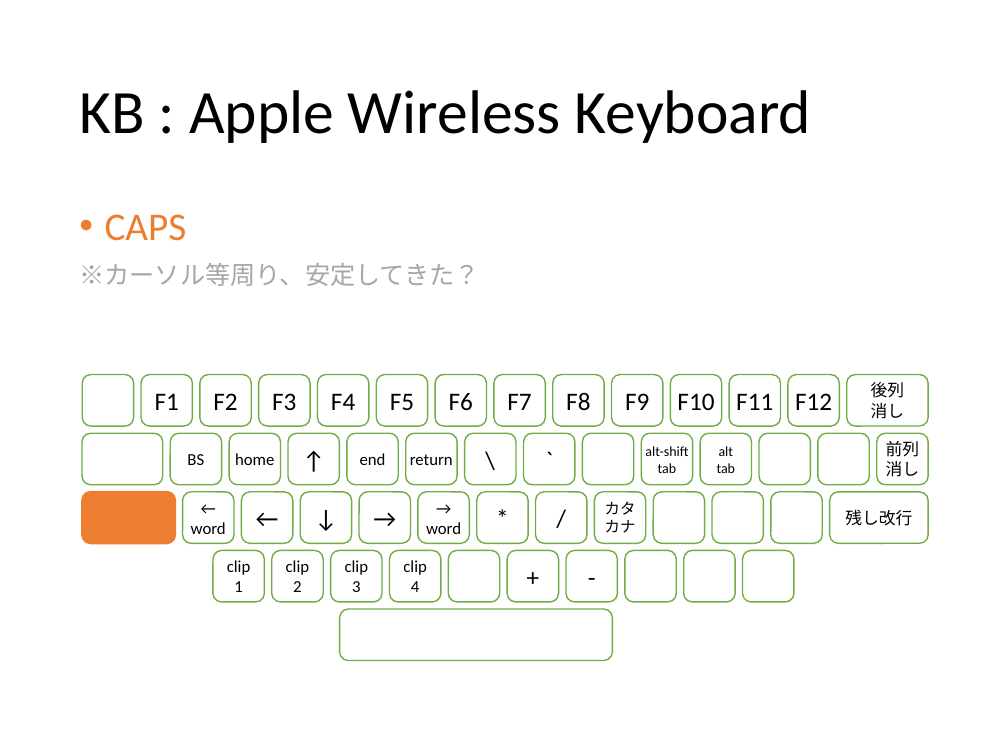
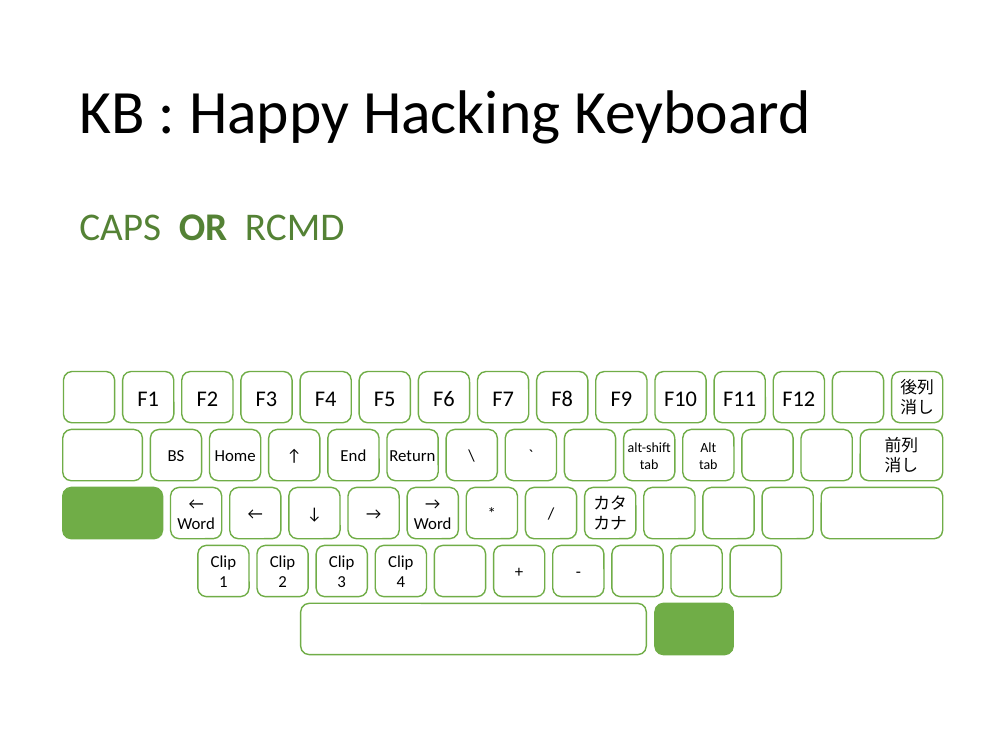
Before and after one commit to ittooo66/myAHK, a slide deck: slide 12 of MANUAL.pptx. Drawn at 1008x756 pixels with LibreOffice and Linux fonts; fonts in the diff are those of the drawing. Boxes give left, top, right and bottom in pixels: in the first picture for what was removed or moved away, otherwise in the second. Text is boxed around its words. In the diff, an @@ line names an element or a change of style, - is before the commit and + after.

```diff
--- a/MANUAL.pptx
+++ b/MANUAL.pptx
@@ title at <box>79,90,810,144</box>: text changed @@
-KB : Apple Wireless Keyboard
+KB : Happy Hacking Keyboard
@@ text at <box>79,214,344,241</box>: text changed; size 18 to 28 pt; text colour #A6A6A6 to #548235 @@
-• CAPS
-※カーソル等周り、安定してきた？
+CAPS OR RCMD
@@ size 18 to 16 pt in 12 elements at <box>773,372,825,423</box>, <box>655,372,707,423</box>, <box>714,372,765,423</box>, <box>478,372,529,423</box>, <box>536,372,588,423</box>, <box>596,372,647,423</box>, <box>359,372,410,423</box>, <box>418,372,470,423</box>, <box>300,372,352,423</box>, <box>181,372,233,423</box>, <box>241,372,292,423</box>, <box>123,372,174,423</box> @@
@@ rounded rectangle added at <box>833,372,884,423</box>, fill #FFFFFF, outline #70AD47 1 pt @@
@@ rounded rectangle "後列": place and size @@
-rounded rectangle "後列" at <box>847,375,928,426</box>
+rounded rectangle "後列" at <box>891,372,942,423</box>
@@ 15 rounded rectangles: place and size @@
-15 rounded rectangles at <box>82,375,752,485</box>
+15 rounded rectangles at <box>62,372,734,481</box>
@@ size 18 to 12 pt in 10 elements at <box>525,488,577,539</box>, <box>467,488,518,539</box>, <box>289,488,341,539</box>, <box>348,488,399,539</box>, <box>230,488,281,539</box>, <box>494,545,545,597</box>, <box>552,545,604,597</box>, <box>447,429,498,481</box>, <box>505,429,556,481</box>, <box>269,429,321,481</box> @@
@@ text in rounded rectangle at <box>340,449,366,461</box>: text changed @@
-end
+End
@@ text in rounded rectangle at <box>700,442,716,452</box>: text changed @@
-alt
+Alt
@@ 20 rounded rectangles: place and size @@
-20 rounded rectangles at <box>213,375,869,602</box>
+20 rounded rectangles at <box>198,372,853,597</box>
@@ rounded rectangle "前列": place and size @@
-rounded rectangle "前列" at <box>877,433,928,485</box>
+rounded rectangle "前列" at <box>860,429,942,481</box>
@@ text in rounded rectangle at <box>215,450,256,461</box>: text changed @@
-home
+Home
@@ text in rounded rectangle at <box>389,450,435,461</box>: text changed @@
-return
+Return
@@ rounded rectangle: place and size @@
-rounded rectangle at <box>83,492,175,543</box>
+rounded rectangle at <box>62,488,162,539</box>
@@ rounded rectangle at <box>62,488,162,539</box>: fill #ED7D31 to #70AD47; outline #ED7D31 1.5 pt to #70AD47 1 pt @@
@@ rounded rectangle "カタ" at <box>585,488,636,539</box>: size 11 to 12 pt @@
@@ rounded rectangle added at <box>822,488,943,539</box>, fill #FFFFFF, outline #70AD47 1 pt @@
@@ rounded rectangle removed at <box>830,492,928,543</box> @@
-残し改行
@@ text in rounded rectangle at <box>177,517,214,529</box>: text changed @@
-word
+Word
@@ text in rounded rectangle at <box>414,517,451,529</box>: text changed @@
-word
+Word
@@ text in rounded rectangle at <box>211,555,236,570</box>: text changed @@
-clip
+Clip
@@ text in rounded rectangle at <box>270,555,295,570</box>: text changed @@
-clip
+Clip
@@ text in rounded rectangle at <box>329,555,354,570</box>: text changed @@
-clip
+Clip
@@ text in rounded rectangle at <box>388,555,413,570</box>: text changed @@
-clip
+Clip
@@ 12 rounded rectangles: place and size @@
-12 rounded rectangles at <box>182,492,823,602</box>
+12 rounded rectangles at <box>170,488,813,597</box>
@@ rounded rectangle: place and size @@
-rounded rectangle at <box>340,609,613,660</box>
+rounded rectangle at <box>300,604,646,655</box>
@@ rounded rectangle added at <box>655,604,734,655</box>, fill #70AD47, outline #70AD47 1 pt @@
```
Also in this commit, not shown: 5 other slides changed, 4 slides added, 6 slides removed, 1 other file.
